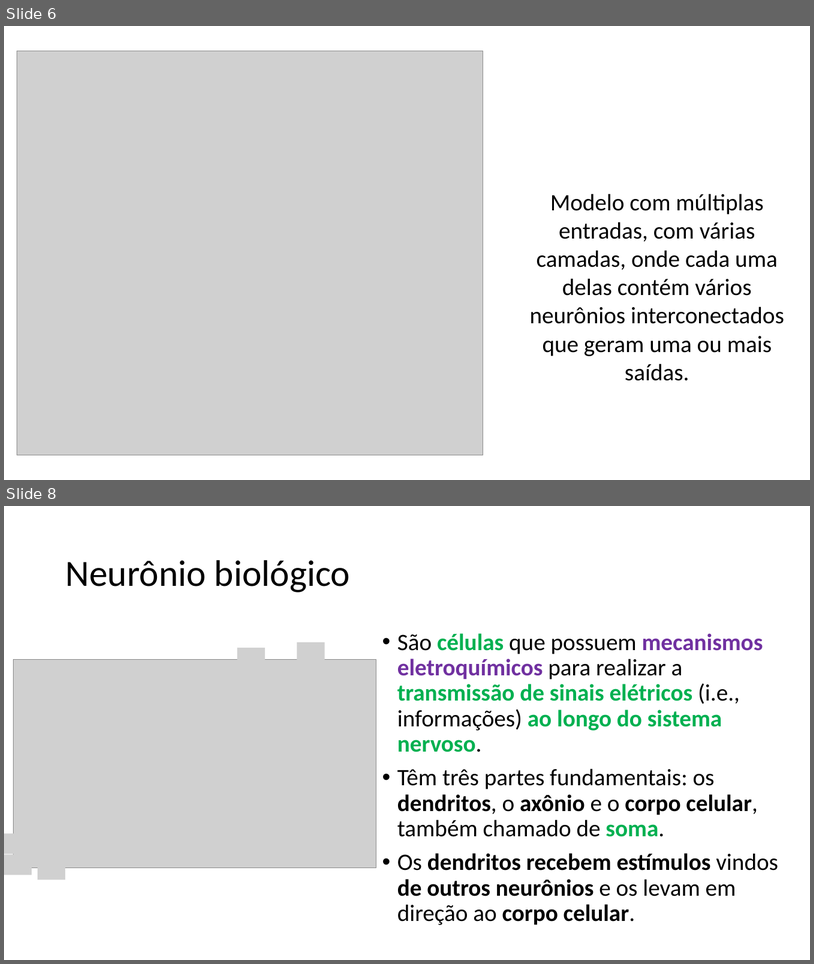
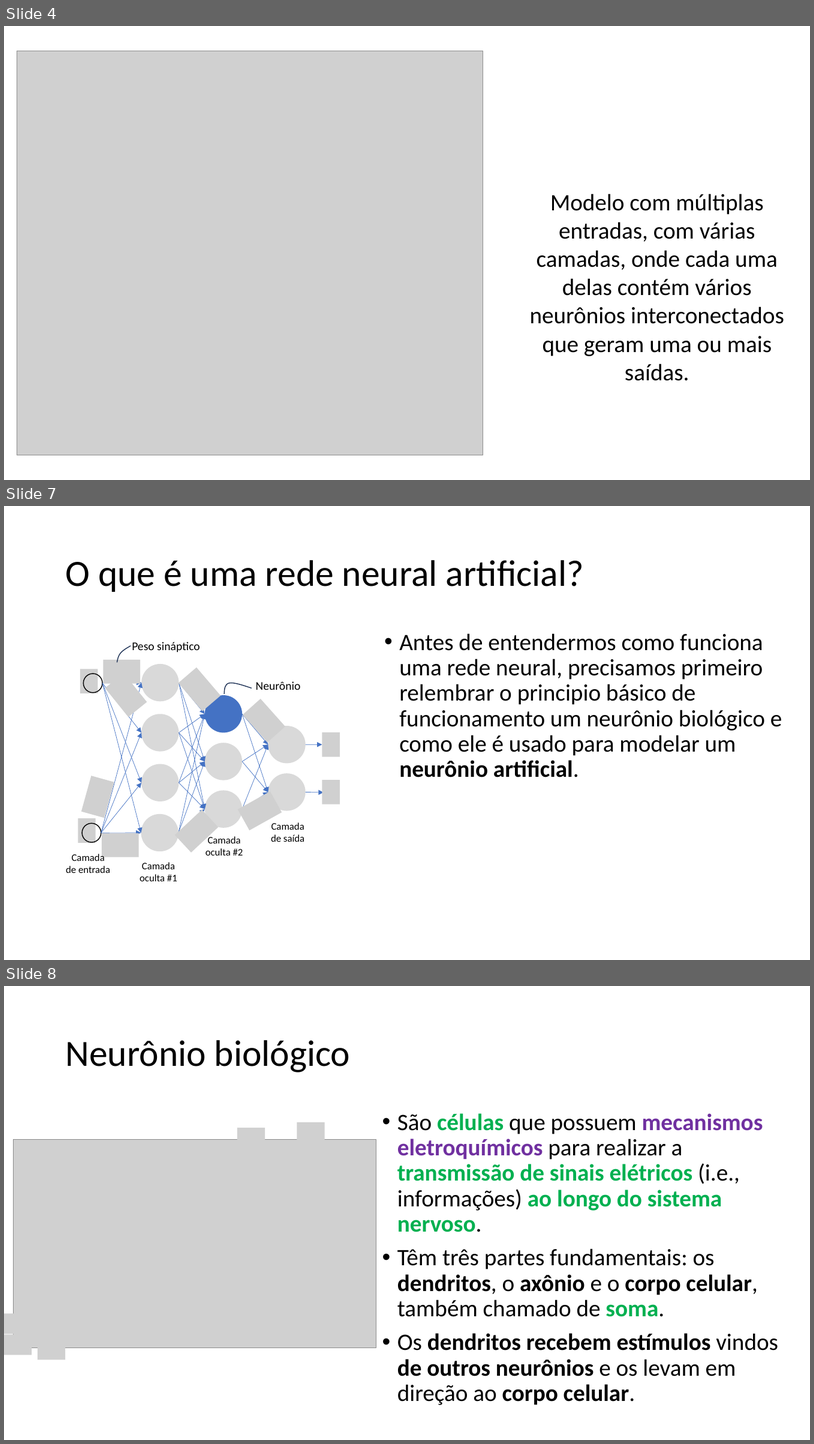
Before and after one commit to zz4fap/c24_inteligencia_artificial, a slide deck: slides/C24_MLP.pptx. Shown one above the other, each under a label of ours: slides 6 and 8 before the commit, slides 4, 7 and 8 after it; the slides between them are not shown. The pictures are 814x964 and 814x1444 pixels, drawn with LibreOffice and Linux fonts; fonts in the diff are those of the drawing; grey boxes stand for pictures. Boxes give left, top, right and bottom in pixels: in the first picture for what was removed or moved away, otherwise in the second. Text is boxed around its words. In the diff, an @@ line names an element or a change of style, - is before the commit and + after.

```diff
--- a/slides/C24_MLP.pptx
+++ b/slides/C24_MLP.pptx
@@ slide 7 added at (x1=4, y1=506, x2=810, y2=960), background #FFFFFF @@
@@ title added at (x1=65, y1=560, x2=584, y2=592), 44 pt, text #000000 @@
+O que é uma rede neural artificial?
@@ text added at (x1=399, y1=633, x2=782, y2=777), 28 pt, text #000000 @@
+• Antes de entendermos como funciona uma rede neural, precisamos primeiro relembrar o principio básico de funcionamento um neurônio biológico e como ele é usado para modelar um neurônio artificial.
@@ group added at (x1=66, y1=642, x2=340, y2=881): 28 arrows, 12 pictures, 11 ellipses, 6 texts, 2 freeform shapes @@
+Neurônio
+Peso sináptico
+Camada de entrada
+Camada oculta #1
+Camada oculta #2
+Camada de saída
@@ what was slide 6 is now slide 4 @@
```
Also in this commit, not shown: 3 slides changed, 12 other slides added, 11 slides removed.
